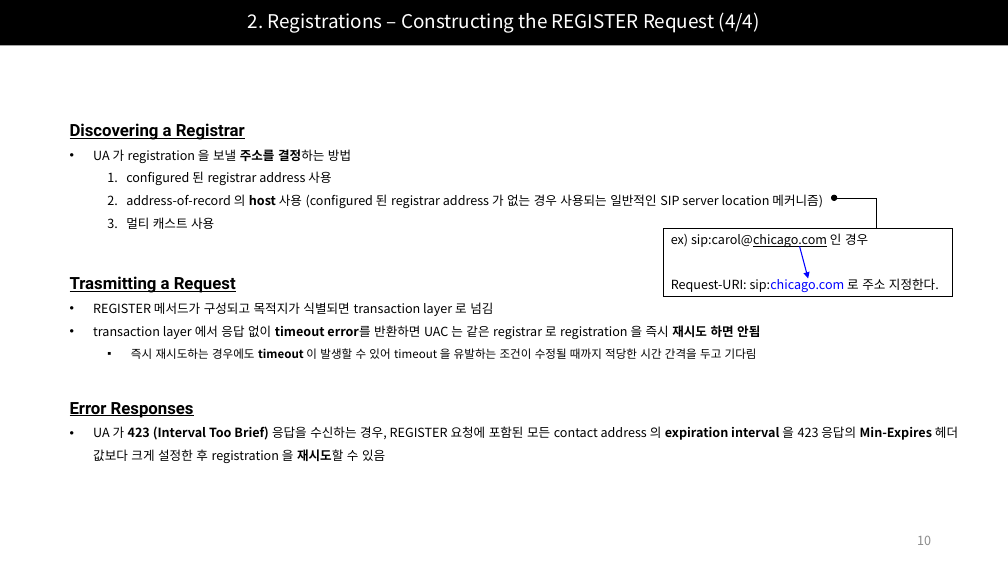
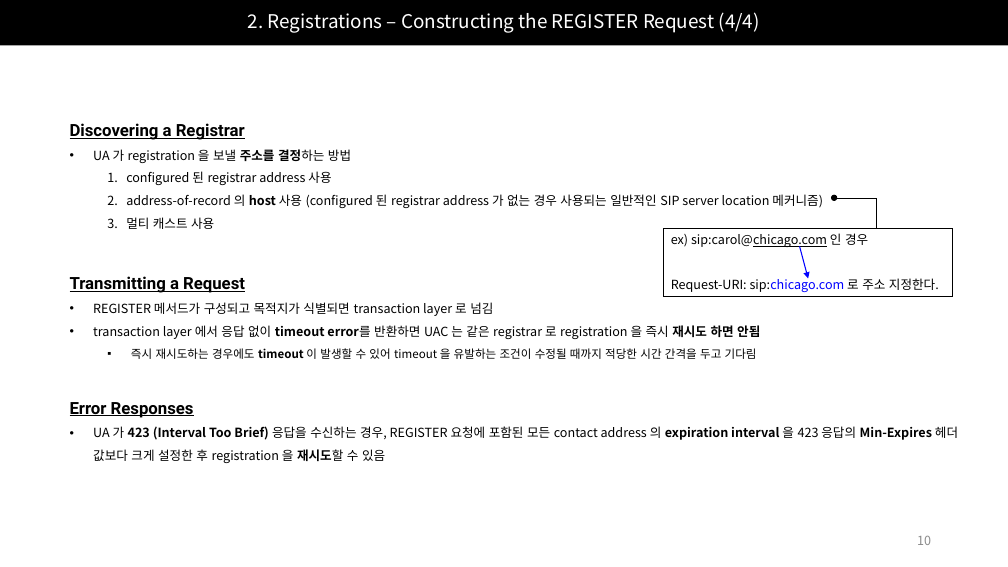
Before and after one commit to Epsilonely/SIP-Survey, a slide deck: slide 10 of 세미나 2차.pptx. Drawn at 1008x567 pixels with LibreOffice and Linux fonts; fonts in the diff are those of the drawing. Boxes give left, top, right and bottom in pixels: in the first picture for what was removed or moved away, otherwise in the second. Text is boxed around its words. In the diff, an @@ line names an element or a change of style, - is before the commit and + after.

```diff
--- a/세미나 2차.pptx
+++ b/세미나 2차.pptx
@@ text at <box>70,276,245,293</box>: text changed @@
-Trasmitting a Request
+Transmitting a Request
```
Also in this commit, not shown: 7 other slides changed, 1 slide removed.
